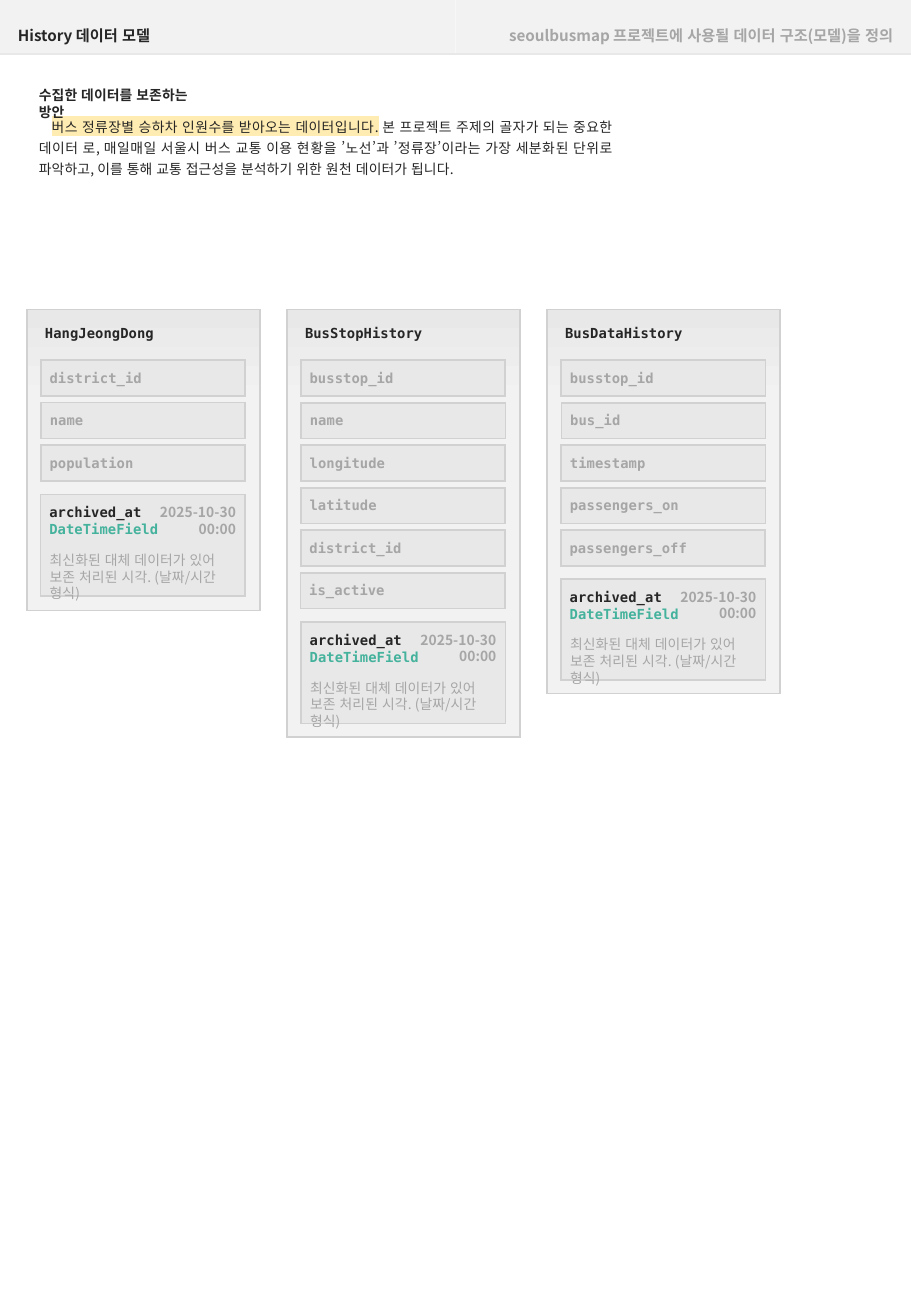
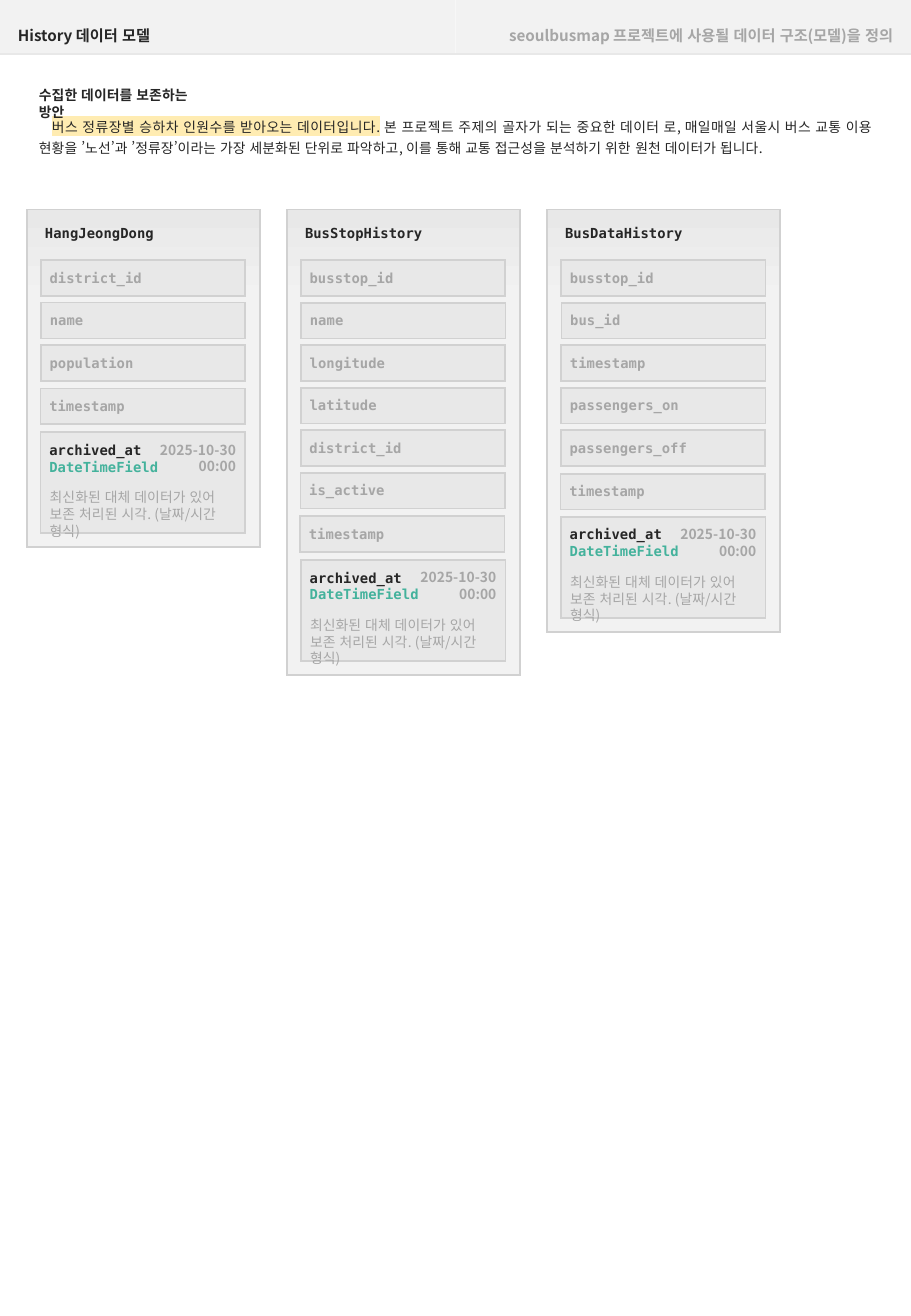
Before and after one commit to tansan7271/seoulbusmap, a slide deck: slide 4 of documents/기능 명세서 및 다이어그램 그래픽.pptx. Drawn at 911x1316 pixels with LibreOffice and Linux fonts; fonts in the diff are those of the drawing. Boxes give left, top, right and bottom in pixels: in the first picture for what was removed or moved away, otherwise in the second. Text is boxed around its words. In the diff, an @@ line names an element or a change of style, - is before the commit and + after.

```diff
--- a/documents/기능 명세서 및 다이어그램 그래픽.pptx
+++ b/documents/기능 명세서 및 다이어그램 그래픽.pptx
@@ text "버스 정류장별 승하차 인원수를 받아오는 ..." rewrapped from (x1=39, y1=120, x2=612, y2=177) to (x1=39, y1=120, x2=872, y2=156) @@
@@ rectangle resized from (x1=27, y1=310, x2=260, y2=611) to (x1=27, y1=210, x2=260, y2=548) @@
@@ rectangle resized from (x1=27, y1=310, x2=260, y2=611) to (x1=27, y1=210, x2=260, y2=548) @@
@@ rectangle resized from (x1=287, y1=310, x2=520, y2=737) to (x1=287, y1=210, x2=520, y2=675) @@
@@ rectangle resized from (x1=287, y1=310, x2=520, y2=737) to (x1=287, y1=210, x2=520, y2=675) @@
@@ rectangle resized from (x1=547, y1=310, x2=780, y2=694) to (x1=547, y1=210, x2=780, y2=633) @@
@@ rectangle resized from (x1=547, y1=310, x2=780, y2=694) to (x1=547, y1=210, x2=780, y2=633) @@
@@ rectangle added at (x1=40, y1=389, x2=244, y2=425), fill #E8E8E8, outline #D1D1D1 1 pt @@
@@ 17 texts, 17 rectangles moved together from (x1=27, y1=310, x2=780, y2=609) to (x1=27, y1=210, x2=780, y2=509) @@
@@ text added at (x1=49, y1=400, x2=124, y2=414), 8.2 pt, text #A6A6A6, bold @@
+timestamp
@@ rectangle added at (x1=561, y1=474, x2=765, y2=510), fill #E8E8E8, outline #D1D1D1 1 pt @@
@@ text added at (x1=569, y1=485, x2=644, y2=499), 8.2 pt, text #A6A6A6, bold @@
+timestamp
@@ rectangle added at (x1=300, y1=516, x2=504, y2=553), fill #E8E8E8, outline #D1D1D1 1 pt @@
@@ text added at (x1=309, y1=528, x2=384, y2=542), 8.2 pt, text #A6A6A6, bold @@
+timestamp
@@ 3 texts, 1 rectangle moved together from (x1=310, y1=579, x2=765, y2=684) to (x1=310, y1=516, x2=765, y2=621) @@
@@ 6 texts, 2 rectangles moved together from (x1=40, y1=494, x2=679, y2=727) to (x1=40, y1=432, x2=679, y2=664) @@
```
Also in this commit, not shown: 3 other slides changed, 10 other files.
